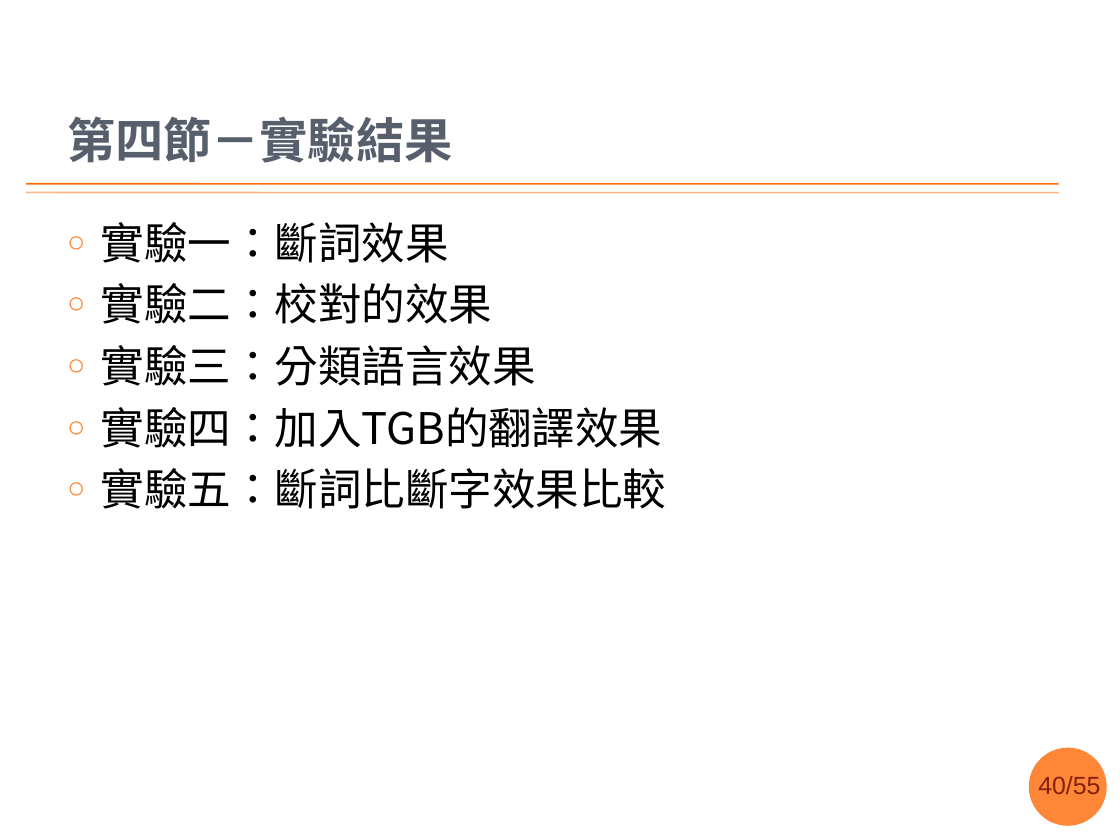
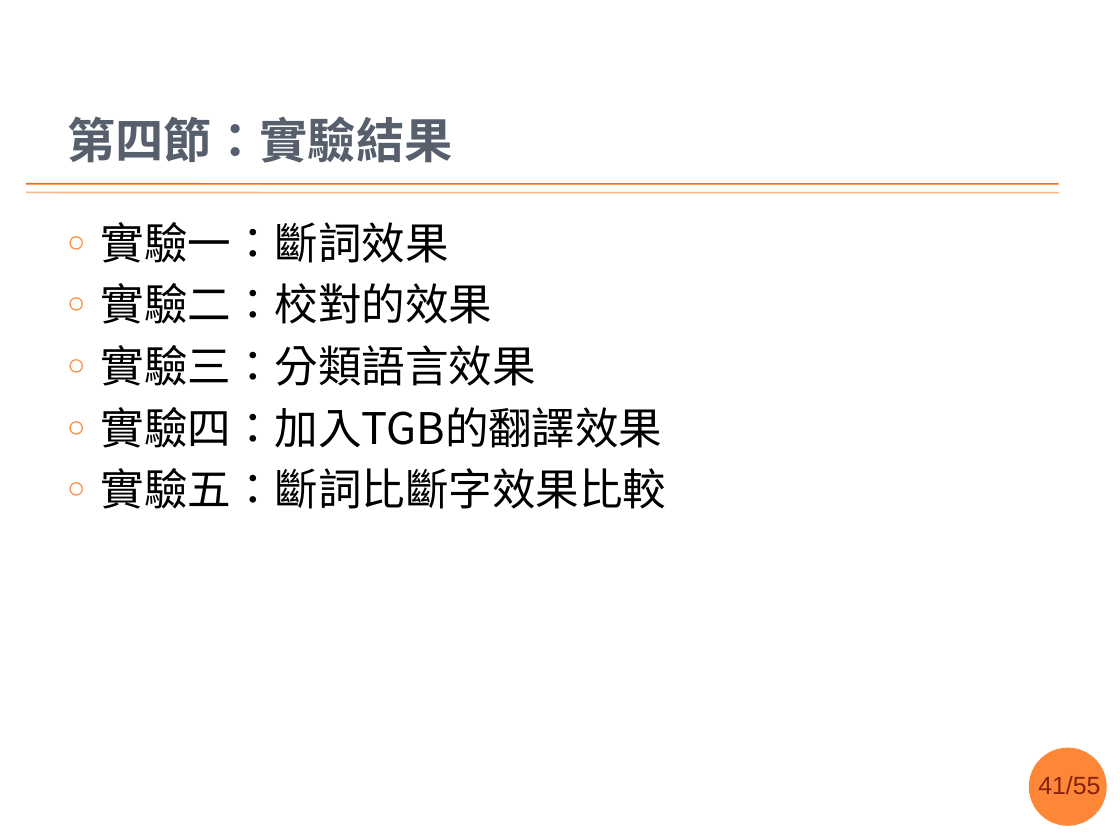
Before and after one commit to sih4sing5hong5/po3-ko3_tau5-iann2-phinn3, a slide deck: slide 41 of 翻譯報告.pptx (slide 40 before the commit). Drawn at 1120x840 pixels with LibreOffice and Linux fonts; fonts in the diff are those of the drawing; background and template pictures are left out. Boxes give left, top, right and bottom in pixels: in the first picture for what was removed or moved away, otherwise in the second. Text is boxed around its words. In the diff, an @@ line names an element or a change of style, - is before the commit and + after.

Commit message:
整理好實驗愛做啥物 丞宏

```diff
--- a/翻譯報告.pptx
+++ b/翻譯報告.pptx
@@ title at bbox=[67, 116, 453, 163]: text changed @@
-第四節－實驗結果
+第四節：實驗結果
@@ page number at bbox=[1038, 776, 1100, 794]: text changed @@
-40/55
+41/55
```
Also in this commit, not shown: 8 other slides changed, 3 slides added.
